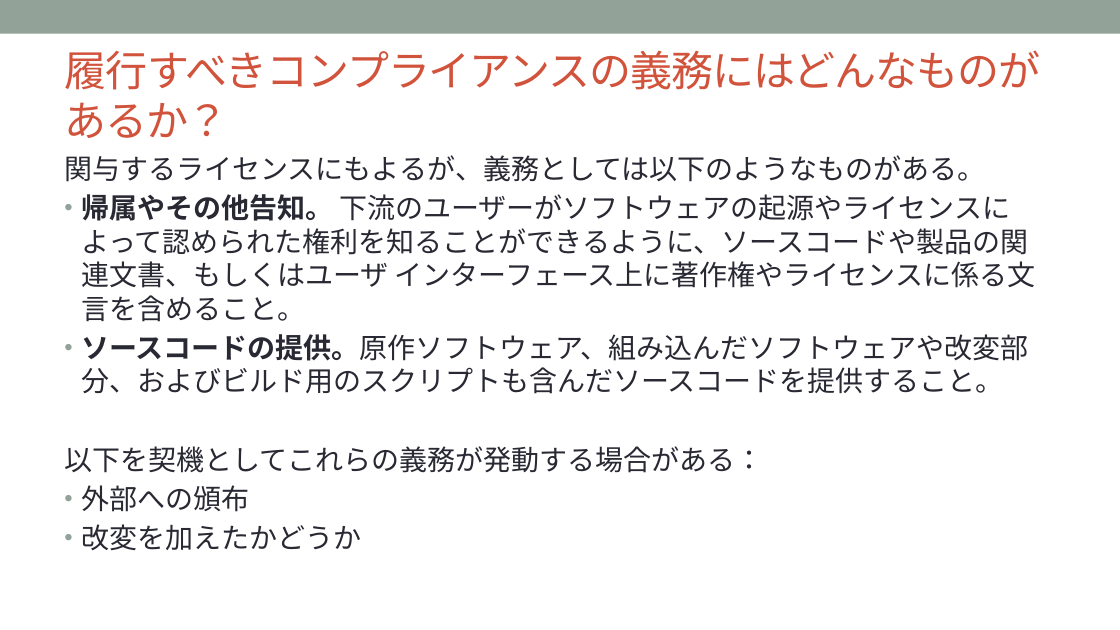
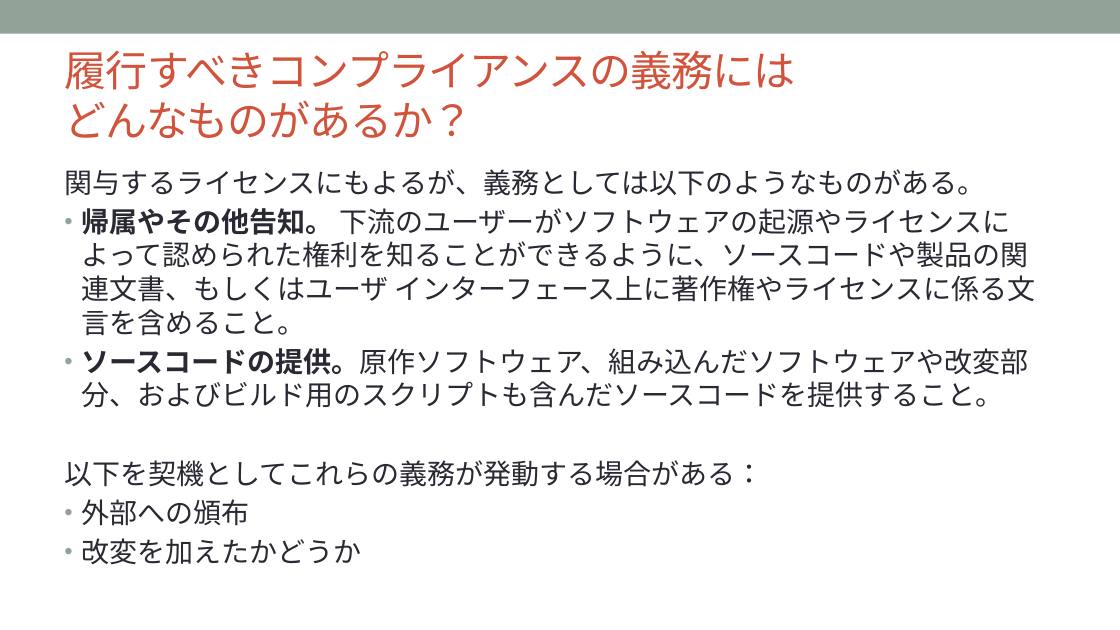
Before and after one commit to OpenChain-Project/Curriculum-Translation-JP, a slide deck: slide 25 of RC/openchain-curriculum-release-2-jp_rc1.0.pptx. Drawn at 1120x630 pixels with LibreOffice and Linux fonts; fonts in the diff are those of the drawing; background and template pictures are left out. Boxes give left, top, right and bottom in pixels: in the first picture for what was removed or moved away, otherwise in the second. Text is boxed around its words. In the diff, an @@ line names an element or a change of style, - is before the commit and + after.

```diff
--- a/RC/openchain-curriculum-release-2-jp_rc1.0.pptx
+++ b/RC/openchain-curriculum-release-2-jp_rc1.0.pptx
@@ title at box(64, 51, 795, 138): spaces changed @@
-履行すべきコンプライアンスの義務にはどんなものがあるか？
+履行すべきコンプライアンスの義務には
+どんなものがあるか？
@@ text "関与するライセンスにもよるが、義務としては以下のようなものがある。": place and size @@
-text "関与するライセンスにもよるが、義務としては以下のようなものがある。" at box(64, 155, 1035, 551)
+text "関与するライセンスにもよるが、義務としては以下のようなものがある。" at box(64, 169, 1035, 565)
```
Also in this commit, not shown: 30 other slides changed.
